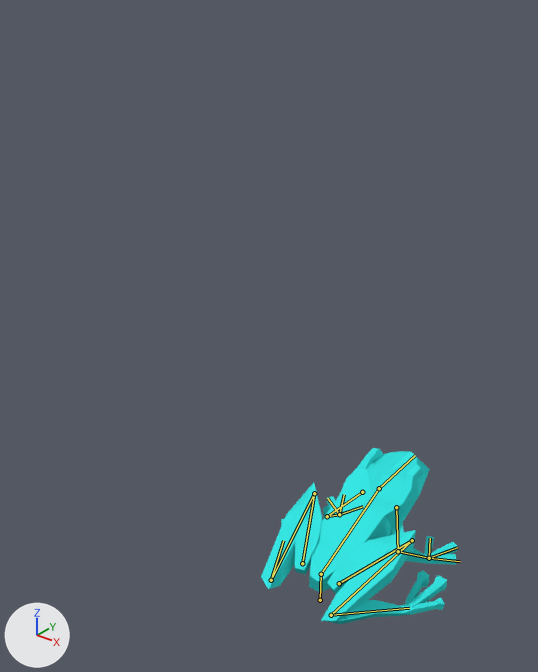
A saved change to the Blender file Assets/Models/justfrog.blend.
The view is the same before and after, from a 50 mm camera at (3.44, -6.16, 6.3) aimed at (-0.4, -1.35, 3.32). Arrows for +X, +Y and +Z are at lower left; the lights stay in place. The bones that change are drawn over the model as lines.

Names of what the first picture shows: 'Arms', 'Body', 'Eyes', 'Legs'.
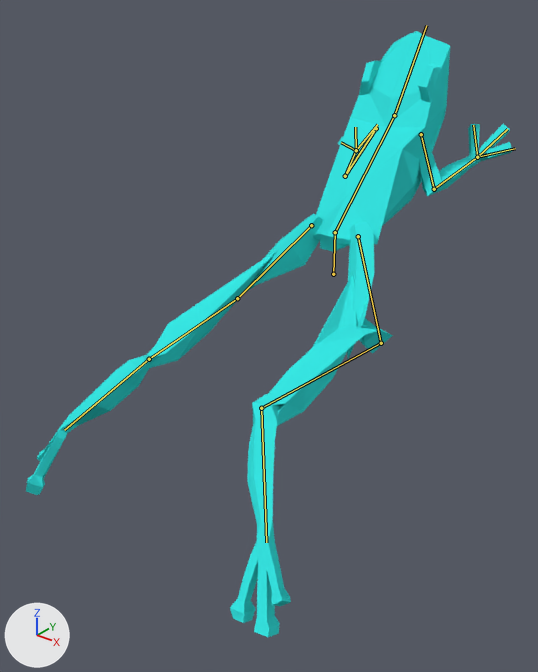
The newer file adds an action. The first version stands in its rest pose; the second is drawn at frame 30 of the action 'ArmatureAction.001'.

Where the change shows, as pixel boxes [x1, y1, x2, y2] in the pictures (538 x 672 px):
'Legs', posed (97% wider, 197% taller): before [261, 482, 447, 624]; after [26, 213, 393, 637]
'Body', posed (13% wider, 56% taller): before [309, 451, 430, 592]; after [313, 31, 450, 252]
'Arms', posed (29% wider): before [323, 496, 458, 565]; after [338, 124, 512, 196]
'Eyes', posed (26% wider): before [358, 448, 423, 490]; after [359, 61, 441, 103]
bone 'Root', root to tip: before (320, 600) to (321, 574); after (333, 274) to (335, 232)
bone 'Leg.1.R', root to tip: before (339, 583) to (412, 540); after (358, 236) to (381, 343)
bone 'Leg.2.R', root to tip: before (412, 540) to (331, 615); after (381, 343) to (261, 408)
bone 'Leg.3.R', root to tip: before (331, 615) to (409, 608); after (261, 408) to (266, 542)
bone 'Body', root to tip: before (321, 574) to (379, 488); after (335, 232) to (394, 115)
bone 'Head', root to tip: before (379, 488) to (415, 455); after (394, 115) to (426, 25)
bone 'Upper.Arm.L', root to tip: before (362, 492) to (327, 516); after (376, 128) to (345, 176)
bone 'Lower.Arm.L', root to tip: before (327, 516) to (339, 514); after (345, 176) to (356, 150)
bone 'Finger.1.L', root to tip: before (339, 514) to (363, 506); after (356, 150) to (377, 124)
bone 'Finger.2.L', root to tip: before (339, 514) to (344, 494); after (356, 150) to (355, 127)
bone 'Finger.3.L', root to tip: before (339, 514) to (327, 498); after (356, 150) to (341, 142)
bone 'Upper.Arm.R', root to tip: before (396, 507) to (398, 551); after (421, 134) to (434, 189)
bone 'Lower.Arm.R', root to tip: before (398, 551) to (429, 558); after (434, 189) to (477, 157)
bone 'Finger.1.R', root to tip: before (429, 558) to (430, 538); after (477, 157) to (473, 125)
bone 'Finger.2.R', root to tip: before (429, 558) to (457, 547); after (477, 157) to (507, 129)
bone 'Finger.3.R', root to tip: before (429, 558) to (460, 561); after (477, 157) to (515, 148)
bone 'Leg.1.L', root to tip: before (302, 563) to (314, 493); after (311, 225) to (237, 298)
bone 'Leg.2.L', root to tip: before (314, 493) to (271, 580); after (237, 298) to (149, 359)
bone 'Leg.3.L', root to tip: before (271, 580) to (283, 540); after (149, 359) to (64, 430)

The change in detail:
Bone 'Root' (bone_root) moves from (0.0, 0.0, 0.0) to (0.0, 3.898, 0.0).
Bone 'Leg.1.R' (bone_leg_1_r) turns from (0, 0, 0) to (-118, -21, 23) degrees about its own x, y and z.
Bone 'Leg.2.R' (bone_leg_2_r) turns from (0, 0, 0) to (-103, 24, 16) degrees about its own x, y and z.
Bone 'Leg.3.R' (bone_leg_3_r) turns from (0, 0, 0) to (-111, -34, 35) degrees about its own x, y and z.
Bone 'Body' (bone_body) turns from (0, 0, 0) to (23, 0, 0) degrees about its own x, y and z.
Bone 'Head' (bone_head) turns from (0, 0, 0) to (35, 0, 0) degrees about its own x, y and z.
Bone 'Upper.Arm.L' (bone_upper_arm_l) turns from (0, 0, 0) to (-8, -3, 5) degrees about its own x, y and z.
Bone 'Lower.Arm.L' (bone_lower_arm_l) turns from (0, 0, 0) to (21, -9, -2) degrees about its own x, y and z.
Bone 'Finger.1.L' (bone_finger_1_l) turns from (0, 0, 0) to (-9, -23, 2) degrees about its own x, y and z.
Bone 'Finger.2.L' (bone_finger_2_l) turns from (0, 0, 0) to (-19, -15, -1) degrees about its own x, y and z.
Bone 'Finger.3.L' (bone_finger_3_l) turns from (0, 0, 0) to (-21, -14, -2) degrees about its own x, y and z.
Bone 'Upper.Arm.R' (bone_upper_arm_r) turns from (0, 0, 0) to (-8, 3, -5) degrees about its own x, y and z.
Bone 'Lower.Arm.R' (bone_lower_arm_r) turns from (0, 0, 0) to (21, 9, 2) degrees about its own x, y and z.
Bone 'Finger.1.R' (bone_finger_1_r) turns from (0, 0, 0) to (-9, 23, -2) degrees about its own x, y and z.
Bone 'Finger.2.R' (bone_finger_2_r) turns from (0, 0, 0) to (-19, 15, 1) degrees about its own x, y and z.
Bone 'Finger.3.R' (bone_finger_3_r) turns from (0, 0, 0) to (-21, 14, 2) degrees about its own x, y and z.
Bone 'Leg.1.L' (bone_leg_1_l) turns from (0, 0, 0) to (-169, 30, -59) degrees about its own x, y and z.
Bone 'Leg.2.L' (bone_leg_2_l) turns from (0, 0, 0) to (-141, -32, -60) degrees about its own x, y and z.
Bone 'Leg.3.L' (bone_leg_3_l) turns from (0, 0, 0) to (-165, 35, -69) degrees about its own x, y and z.
